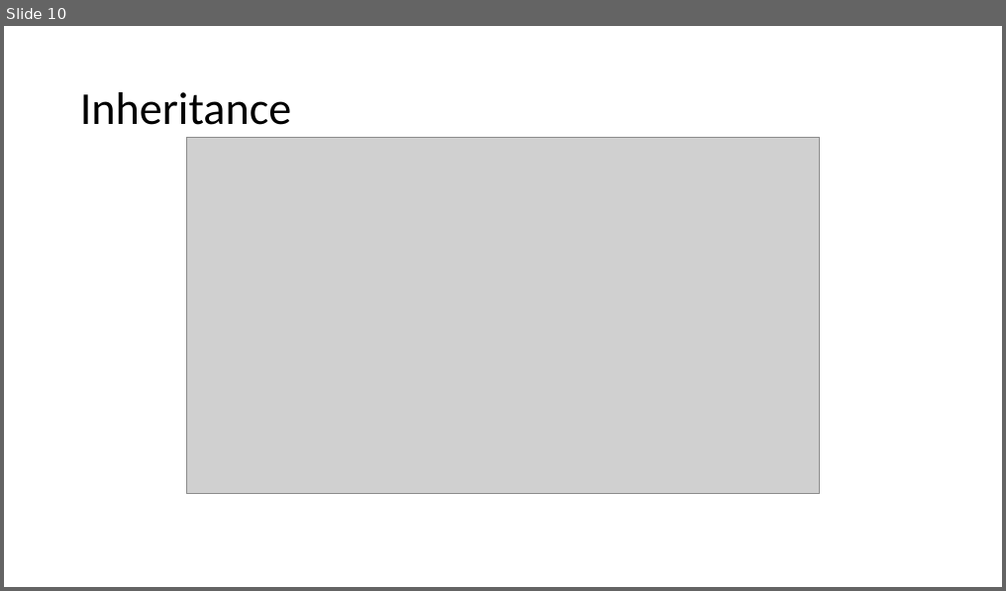
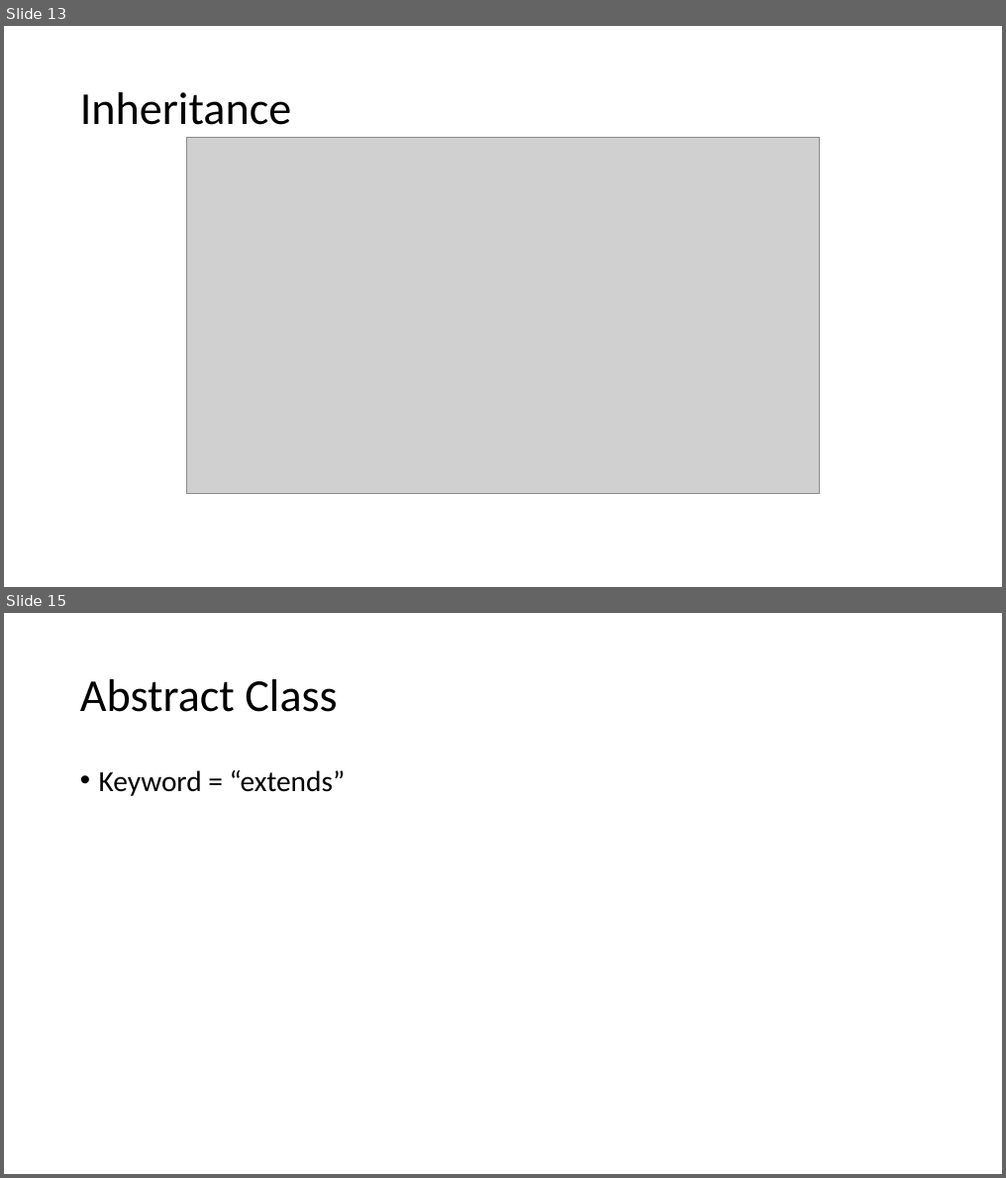
Before and after one commit to mcjavabootcamp/CourseWiki, a slide deck: TeachingMaterials/Object Oriented Programming.pptx. Shown one above the other, each under a label of ours: slide 10 before the commit, slides 13 and 15 after it; the slides between them are not shown. The pictures are 1006x591 and 1006x1178 pixels, drawn with LibreOffice and Linux fonts; fonts in the diff are those of the drawing; grey boxes stand for pictures. Boxes give left, top, right and bottom in pixels: in the first picture for what was removed or moved away, otherwise in the second. Text is boxed around its words. In the diff, an @@ line names an element or a change of style, - is before the commit and + after.

```diff
--- a/TeachingMaterials/Object Oriented Programming.pptx
+++ b/TeachingMaterials/Object Oriented Programming.pptx
@@ slide 15 added at box(4, 613, 1002, 1174), background #FFFFFF @@
@@ title added at box(80, 679, 337, 712), 44 pt, text #000000 @@
+Abstract Class
@@ text added at box(99, 770, 346, 796), 28 pt, text #000000 @@
+• Keyword = “extends”
@@ what was slide 10 is now slide 13 @@
```
Also in this commit, not shown: 3 slides changed, 4 other slides added, 8 other files.
